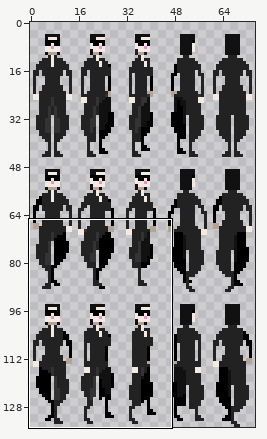
Edited in one commit: sprite sheet (client/image/character/trinity.png). The picture above shows the old version from afar; the outline marks the close-up.
Close-up. As it was:
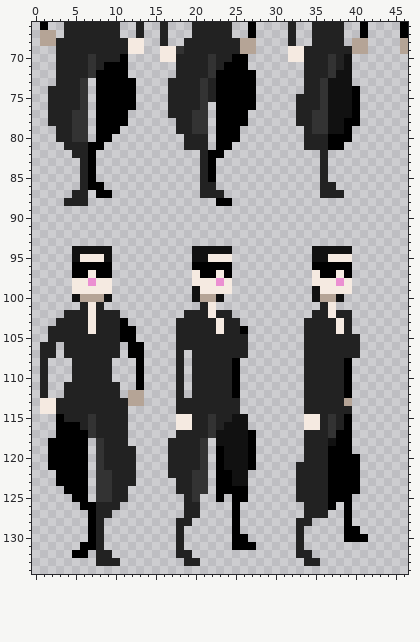
The file is 75x135 pixels. Shown: x 0..46, y 66..134.
The same view after the edit:
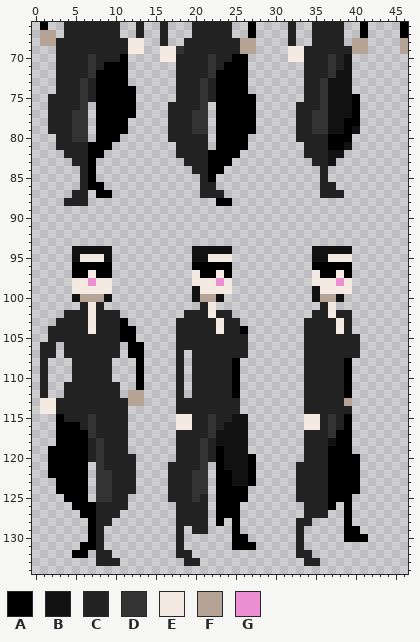
Palette (. is transparent): A #000000  B #111111  C #222222  D #333333  E #f5eae1  F #b5a496  G #eb8fd2
The exact change:
{"y":72,"x":27,"old":"A","new":"."}
{"y":73,"x":7,"old":".","new":"C"}
{"y":73,"x":12,"old":"A","new":"."}
{"y":73,"x":17,"old":"C","new":"."}
{"y":73,"x":27,"old":"A","new":"."}
{"y":74,"x":2,"old":"C","new":"."}
{"y":74,"x":7,"old":".","new":"C"}
{"y":74,"x":17,"old":"C","new":"."}
{"y":74,"x":27,"old":"A","new":"."}
{"y":74,"x":40,"old":"A","new":"."}
{"y":75,"x":7,"old":".","new":"C"}
{"y":75,"x":17,"old":"C","new":"."}
{"y":75,"x":33,"old":"C","new":"."}
{"y":77,"x":12,"old":".","new":"A"}
{"y":77,"x":27,"old":".","new":"A"}
{"y":78,"x":17,"old":".","new":"C"}
{"y":78,"x":27,"old":".","new":"A"}
{"y":79,"x":2,"old":".","new":"C"}
{"y":79,"x":11,"old":".","new":"A"}
{"y":79,"x":17,"old":".","new":"C"}
{"y":79,"x":26,"old":"..","new":"AA"}
{"y":79,"x":33,"old":".","new":"C"}
{"y":79,"x":40,"old":".","new":"B"}
{"y":80,"x":10,"old":".","new":"A"}
{"y":80,"x":17,"old":"..","new":"CC"}
{"y":80,"x":26,"old":".","new":"A"}
{"y":80,"x":33,"old":".","new":"C"}
{"y":81,"x":3,"old":".","new":"C"}
{"y":81,"x":9,"old":".","new":"A"}
{"y":81,"x":18,"old":".","new":"C"}
{"y":81,"x":25,"old":"..","new":"AA"}
{"y":81,"x":39,"old":".","new":"B"}
{"y":82,"x":4,"old":".","new":"C"}
{"y":82,"x":8,"old":".","new":"A"}
{"y":82,"x":18,"old":"...","new":"CCC"}
{"y":82,"x":24,"old":"..","new":"AA"}
{"y":82,"x":34,"old":"..","new":"CC"}
{"y":82,"x":37,"old":"..","new":"BB"}
{"y":83,"x":5,"old":".","new":"C"}
{"y":83,"x":19,"old":"..","new":"CC"}
{"y":83,"x":23,"old":"..","new":"AA"}
{"y":83,"x":35,"old":".","new":"C"}
{"y":83,"x":37,"old":".","new":"B"}
{"y":84,"x":20,"old":".","new":"C"}
{"y":84,"x":23,"old":".","new":"A"}
{"y":117,"x":27,"old":"A","new":"."}
{"y":118,"x":2,"old":"A","new":"."}
{"y":118,"x":7,"old":".","new":"C"}
{"y":118,"x":17,"old":"C","new":"."}
{"y":118,"x":22,"old":".","new":"C"}
{"y":118,"x":27,"old":"A","new":"."}
{"y":119,"x":7,"old":".","new":"C"}
{"y":119,"x":12,"old":"C","new":"."}
{"y":119,"x":17,"old":"C","new":"."}
{"y":119,"x":22,"old":".","new":"C"}
{"y":119,"x":27,"old":"A","new":"."}
{"y":120,"x":7,"old":".","new":"C"}
{"y":120,"x":17,"old":"C","new":"."}
{"y":120,"x":22,"old":".","new":"C"}
{"y":122,"x":2,"old":".","new":"A"}
{"y":122,"x":27,"old":".","new":"A"}
{"y":123,"x":17,"old":".","new":"C"}
{"y":123,"x":27,"old":".","new":"A"}
{"y":124,"x":3,"old":".","new":"A"}
{"y":124,"x":12,"old":".","new":"C"}
{"y":124,"x":17,"old":".","new":"C"}
{"y":125,"x":4,"old":".","new":"A"}
{"y":125,"x":17,"old":"..","new":"CC"}
{"y":125,"x":21,"old":".","new":"C"}
{"y":125,"x":24,"old":".","new":"A"}
{"y":126,"x":5,"old":".","new":"A"}
{"y":126,"x":11,"old":".","new":"C"}
{"y":126,"x":18,"old":".","new":"C"}
{"y":126,"x":21,"old":".","new":"C"}
{"y":126,"x":23,"old":"..","new":"AA"}
{"y":127,"x":6,"old":".","new":"A"}
{"y":127,"x":10,"old":".","new":"C"}
{"y":127,"x":18,"old":".","new":"C"}
{"y":127,"x":21,"old":".","new":"C"}
{"y":127,"x":23,"old":"..","new":"AA"}
{"y":128,"x":9,"old":".","new":"C"}
{"y":128,"x":20,"old":"..","new":"CC"}
{"y":128,"x":23,"old":".","new":"A"}
{"y":129,"x":20,"old":"..","new":"CC"}
